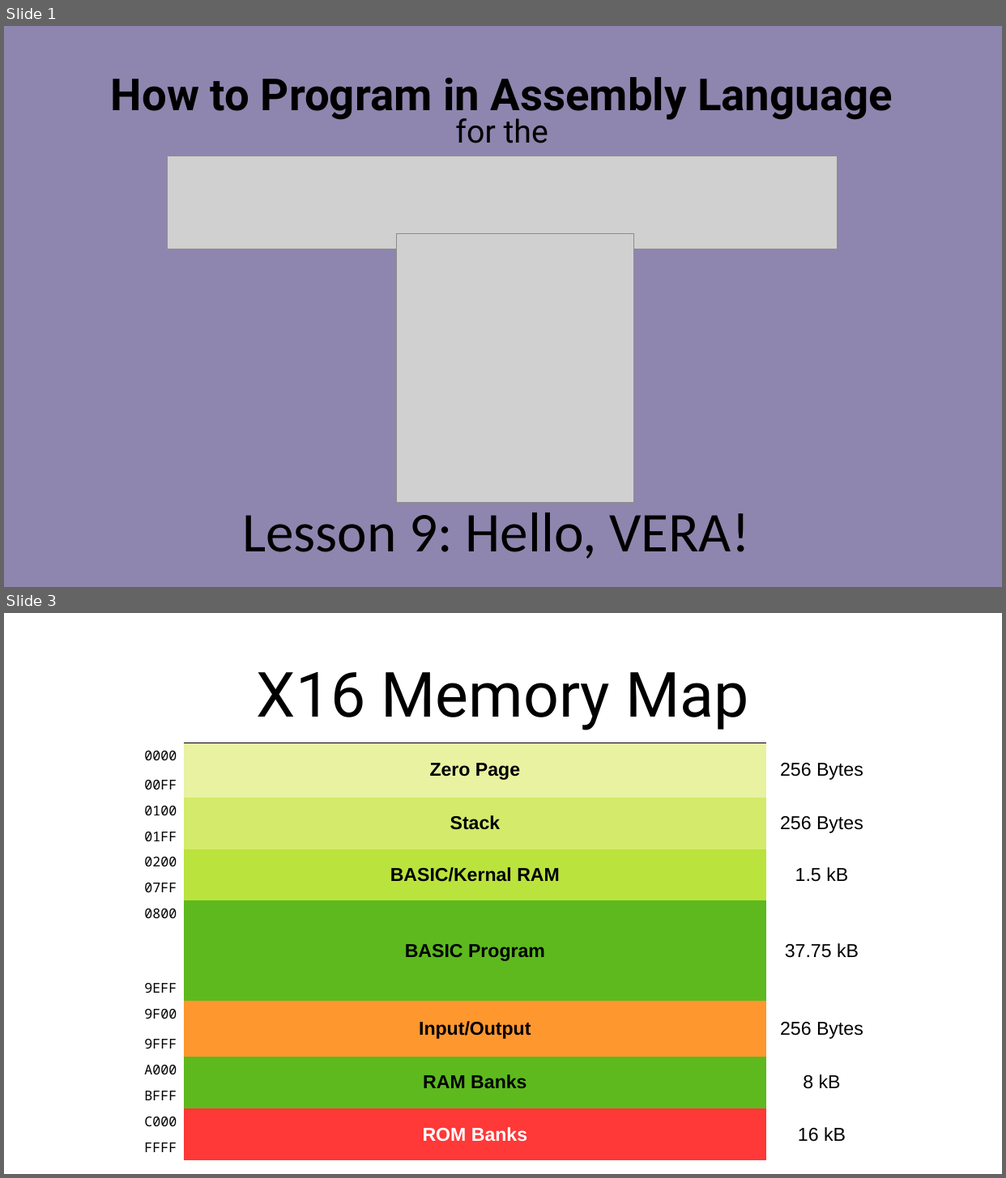
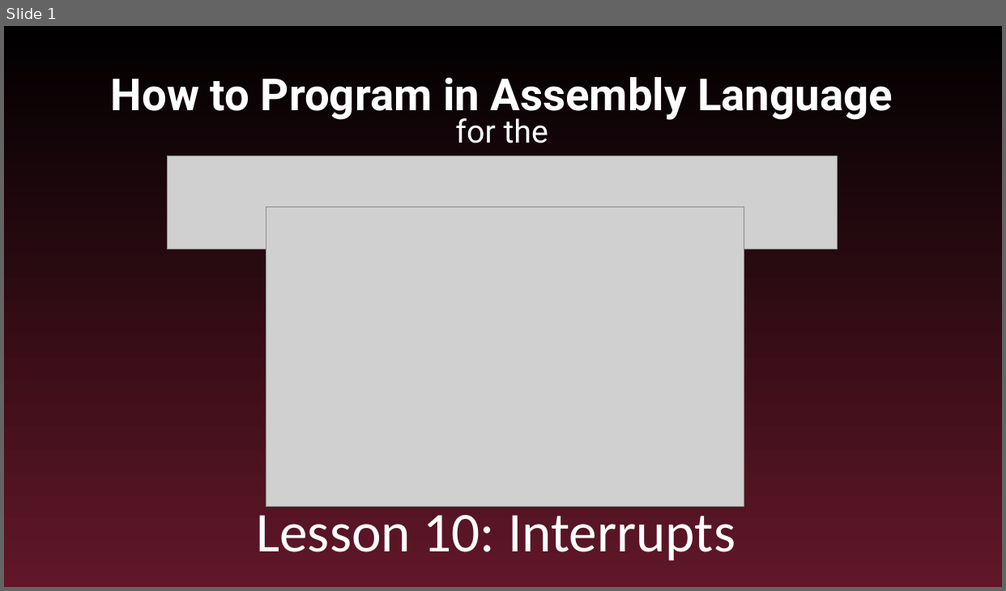
Before and after one commit to SlithyMatt/x16-assembly-tutorial, a slide deck: Lesson10/Lesson10.odp. Shown one above the other, each under a label of ours: slides 1 and 3 before the commit, slide 1 after it; the slides between them are not shown. The pictures are 1006x1178 and 1006x591 pixels, drawn with LibreOffice and Linux fonts; fonts in the diff are those of the drawing; grey boxes stand for pictures. Boxes give left, top, right and bottom in pixels: in the first picture for what was removed or moved away, otherwise in the second. Text is boxed around its words. In the diff, an @@ line names an element or a change of style, - is before the commit and + after.

Commit message:
lesson 10 slides done

```diff
--- a/Lesson10/Lesson10.odp
+++ b/Lesson10/Lesson10.odp
@@ slide 3 removed at box(4, 613, 1002, 1174), background #FFFFFF @@
@@ title removed at box(257, 672, 748, 730) @@
-X16 Memory Map
@@ table removed at box(123, 743, 878, 1156), 14 rows, 3 columns @@
-0000 | Zero Page | 256 Bytes
-00FF |  | 
-0100 | Stack | 256 Bytes
-01FF |  | 
-0200 | BASIC/Kernal RAM | 1.5 kB
-07FF |  | 
-0800 | BASIC Program | 37.75 kB
-9EFF |  | 
-9F00 | Input/Output | 256 Bytes
-9FFF |  | 
-A000 | RAM Banks | 8 kB
-BFFF |  | 
-C000 | ROM Banks | 16 kB
-FFFF |  | 
@@ slide 1 changed as well @@
@@ background #8E86AE to gradient #000000 to #611729 @@
@@ title "How to Program in Assembly ..." at box(111, 77, 893, 143): text colour #000000 to #FFFFFF @@
@@ picture: place and size @@
-picture at box(396, 233, 633, 503)
+picture at box(266, 207, 744, 506)
@@ subtitle at box(256, 506, 735, 561): text changed; text colour #000000 to #FFFFFF @@
-Lesson 9: Hello, VERA!
+Lesson 10: Interrupts
```
Also in this commit, not shown: 6 slides added, 15 other slides removed.
